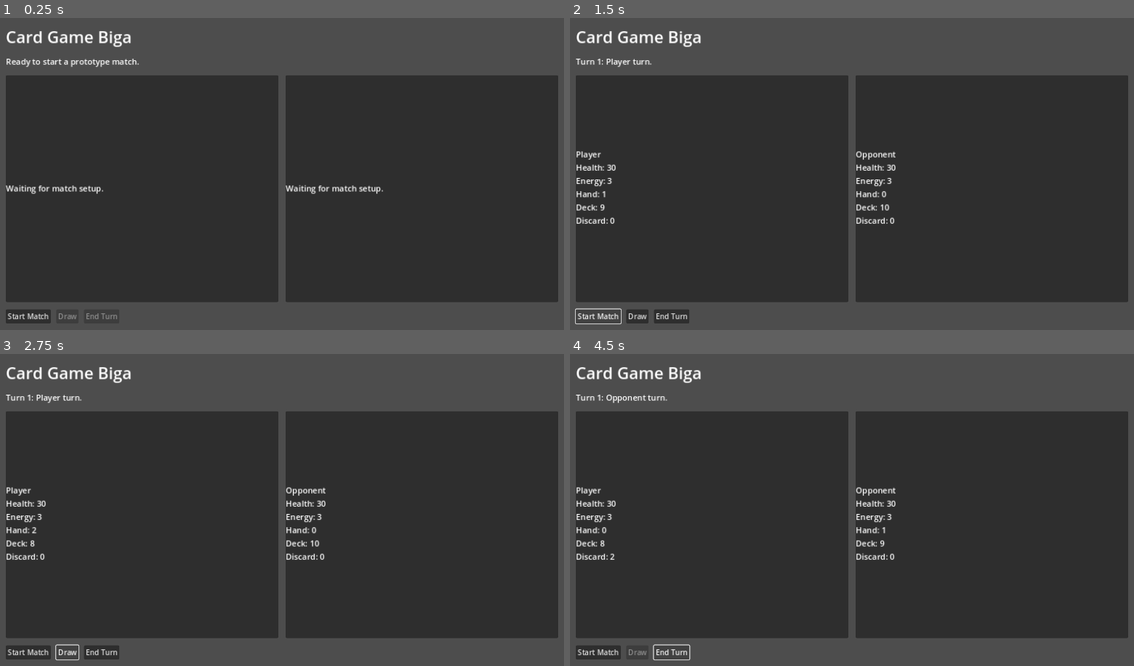
Above: before the commit, frames 1-4 (two rows, left to right).
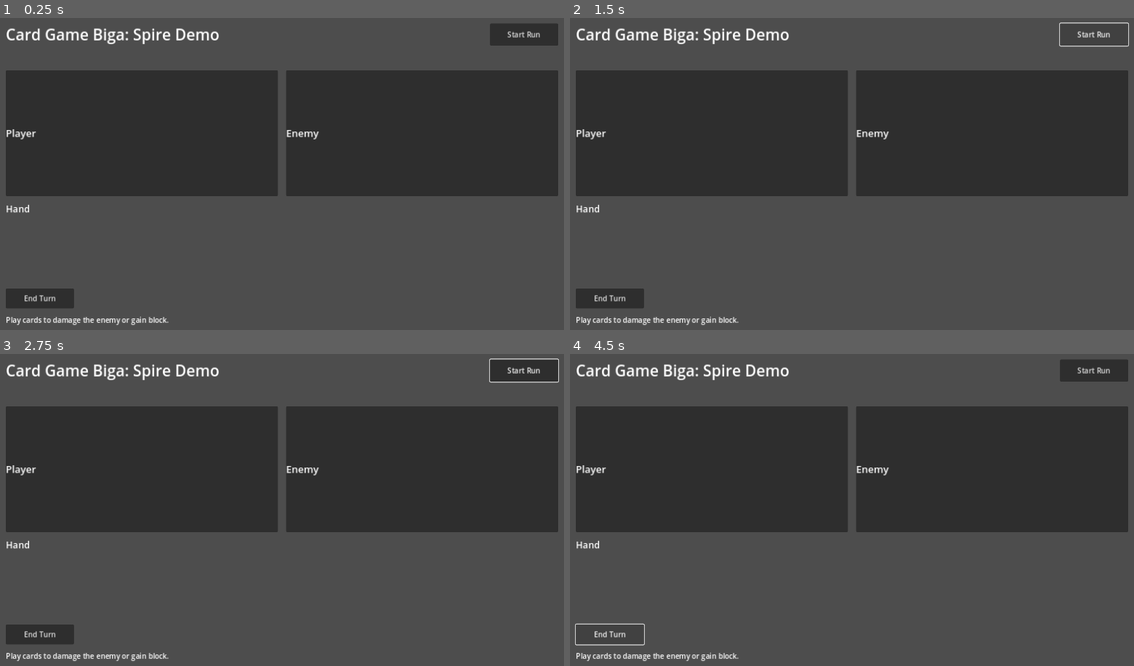
Above: after the commit, the same moments.

Repository: lacsclyne/cardgamebiga
Game: Godot game, scene res://scenes/main.tscn
Same seed, same stepped clock (60 frames per second), same inputs: the game is played once before the commit and once after it.
Inputs (mouse positions are in pixels of both pictures, inside the frame that each line leads up to):
- Up to frame 1 (0.25 s): no input
- Up to frame 2 (1.5 s): click (609, 298) at 0.5 s, where only the run after the commit has a clickable "End Turn"; click "Start Match" (after the commit: "Start Run") at 1.25 s
- Up to frame 3 (2.75 s): click (67, 653) at 2 s, where only the run before the commit has a clickable "Draw"
- Up to frame 4 (4.5 s): click "Start Match" (after the commit: "Start Run") at 2.75 s; click (637, 653) at 3.5 s, where only the run before the commit has a clickable "Draw"; click "End Turn" at 4.25 s

The runs differ from the first frame. In frame 1, 37% of the frame differs, in the area x 1-99%, y 1-99%; in frame 2, 37%; in frame 3, 37%, in the area x 1-100%, y 1-99%; in frame 4, 37%.
Error after the commit: Parse Error: Identifier "opponent_deck" not declared in the current scope. (res://scripts/core/game_state.gd:29)

Commit message:
Add tiny deckbuilding combat demo

Diff:
--- a/scenes/main.tscn
+++ b/scenes/main.tscn
@@ -17,56 +17,75 @@
 anchor_right = 1.0
 anchor_bottom = 1.0
 offset_left = 32.0
-offset_top = 32.0
+offset_top = 28.0
 offset_right = -32.0
-offset_bottom = -32.0
+offset_bottom = -28.0
+theme_override_constants/separation = 14
+
+[node name="Header" type="HBoxContainer" parent="Root"]
+layout_mode = 2
 theme_override_constants/separation = 16
 
-[node name="Title" type="Label" parent="Root"]
+[node name="Title" type="Label" parent="Root/Header"]
 layout_mode = 2
-theme_override_font_sizes/font_size = 36
-text = "Card Game Biga"
+size_flags_horizontal = 3
+theme_override_font_sizes/font_size = 34
+text = "Card Game Biga: Spire Demo"
+
+[node name="StartButton" type="Button" parent="Root/Header"]
+custom_minimum_size = Vector2(150, 44)
+layout_mode = 2
+text = "Start Run"
 
 [node name="Status" type="Label" parent="Root"]
 layout_mode = 2
 theme_override_font_sizes/font_size = 18
-text = "Initializing match..."
+text = "Ready."
 
-[node name="Board" type="HBoxContainer" parent="Root"]
+[node name="Battlefield" type="HBoxContainer" parent="Root"]
 layout_mode = 2
 size_flags_vertical = 3
-theme_override_constants/separation = 16
+theme_override_constants/separation = 18
 
-[node name="PlayerPanel" type="PanelContainer" parent="Root/Board"]
+[node name="PlayerPanel" type="PanelContainer" parent="Root/Battlefield"]
 layout_mode = 2
 size_flags_horizontal = 3
 
-[node name="PlayerState" type="Label" parent="Root/Board/PlayerPanel"]
+[node name="PlayerState" type="Label" parent="Root/Battlefield/PlayerPanel"]
 layout_mode = 2
-theme_override_font_sizes/font_size = 18
+theme_override_font_sizes/font_size = 22
 text = "Player"
 
-[node name="OpponentPanel" type="PanelContainer" parent="Root/Board"]
+[node name="EnemyPanel" type="PanelContainer" parent="Root/Battlefield"]
 layout_mode = 2
 size_flags_horizontal = 3
 
-[node name="OpponentState" type="Label" parent="Root/Board/OpponentPanel"]
+[node name="EnemyState" type="Label" parent="Root/Battlefield/EnemyPanel"]
 layout_mode = 2
-theme_override_font_sizes/font_size = 18
-text = "Opponent"
+theme_override_font_sizes/font_size = 22
+text = "Enemy"
+
+[node name="HandLabel" type="Label" parent="Root"]
+layout_mode = 2
+theme_override_font_sizes/font_size = 20
+text = "Hand"
+
+[node name="Hand" type="HBoxContainer" parent="Root"]
+layout_mode = 2
+custom_minimum_size = Vector2(0, 132)
+theme_override_constants/separation = 10
 
 [node name="ActionRow" type="HBoxContainer" parent="Root"]
 layout_mode = 2
 theme_override_constants/separation = 12
 
-[node name="StartButton" type="Button" parent="Root/ActionRow"]
-layout_mode = 2
-text = "Start Match"
-
-[node name="DrawButton" type="Button" parent="Root/ActionRow"]
-layout_mode = 2
-text = "Draw"
-
 [node name="EndTurnButton" type="Button" parent="Root/ActionRow"]
+custom_minimum_size = Vector2(150, 44)
 layout_mode = 2
 text = "End Turn"
+
+[node name="Log" type="Label" parent="Root"]
+layout_mode = 2
+theme_override_font_sizes/font_size = 16
+autowrap_mode = 2
+text = "Play cards to damage the enemy or gain block."
--- a/scripts/core/game_state.gd
+++ b/scripts/core/game_state.gd
@@ -8,8 +8,11 @@
 	FINISHED
 }
 
-const DEFAULT_DRAW_PER_TURN := 1
 const DEFAULT_ENERGY_PER_TURN := 3
+const PLAYER_DRAW_PER_TURN := 5
+const PLAYER_STARTING_HEALTH := 50
+const ENEMY_STARTING_HEALTH := 42
+const ENEMY_INTENTS := [6, 8, 10]
 
 var rng := RandomNumberGenerator.new()
 var player := PlayerState.new()
@@ -17,26 +20,63 @@
 var phase: MatchPhase = MatchPhase.NOT_STARTED
 var turn_number: int = 0
 var winner_name: String = ""
+var enemy_intent_damage: int = 0
+var last_log: String = "Press Start Run to begin."
 
-func start(seed_value: int, player_deck: Array[CardData], opponent_deck: Array[CardData]) -> void:
+func start(seed_value: int, player_deck: Array[CardData], _opponent_deck: Array[CardData]) -> void:
 	rng.seed = seed_value
-	player.setup("Player", player_deck, rng)
-	opponent.setup("Opponent", opponent_deck, rng)
+	player.setup("Ironclad", player_deck, rng, PLAYER_STARTING_HEALTH)
+	opponent.setup("Training Cultist", opponent_deck, rng, ENEMY_STARTING_HEALTH)
 	turn_number = 1
 	winner_name = ""
+	enemy_intent_damage = _next_enemy_intent()
 	phase = MatchPhase.PLAYER_TURN
-	player.begin_turn(DEFAULT_DRAW_PER_TURN, DEFAULT_ENERGY_PER_TURN, rng)
+	player.begin_turn(PLAYER_DRAW_PER_TURN, DEFAULT_ENERGY_PER_TURN, rng)
+	last_log = "A training fight begins. Play cards, then end your turn."
 
 func end_turn() -> void:
 	if phase == MatchPhase.PLAYER_TURN:
 		player.discard_hand()
 		phase = MatchPhase.OPPONENT_TURN
-		opponent.begin_turn(DEFAULT_DRAW_PER_TURN, DEFAULT_ENERGY_PER_TURN, rng)
-	elif phase == MatchPhase.OPPONENT_TURN:
-		opponent.discard_hand()
+		_resolve_enemy_turn()
+		if phase == MatchPhase.FINISHED:
+			return
 		turn_number += 1
+		enemy_intent_damage = _next_enemy_intent()
 		phase = MatchPhase.PLAYER_TURN
-		player.begin_turn(DEFAULT_DRAW_PER_TURN, DEFAULT_ENERGY_PER_TURN, rng)
+		player.begin_turn(PLAYER_DRAW_PER_TURN, DEFAULT_ENERGY_PER_TURN, rng)
+		last_log += "\nTurn %d begins. Draw %d cards." % [turn_number, PLAYER_DRAW_PER_TURN]
+
+func play_card(hand_index: int) -> bool:
+	if phase != MatchPhase.PLAYER_TURN:
+		last_log = "You can only play cards during your turn."
+		return false
+	if hand_index < 0 or hand_index >= player.hand.size():
+		last_log = "That card is no longer in hand."
+		return false
+
+	var card := player.hand[hand_index]
+	if not card.is_playable(player.energy):
+		last_log = "Not enough energy for %s." % card.display_name
+		return false
+
+	player.energy -= card.cost
+	player.hand.remove_at(hand_index)
+	var log_lines := PackedStringArray()
+
+	if card.damage > 0:
+		opponent.take_damage(card.damage)
+		log_lines.append("%s deals %d damage." % [card.display_name, card.damage])
+	if card.block > 0:
+		player.gain_block(card.block)
+		log_lines.append("%s grants %d block." % [card.display_name, card.block])
+
+	var discarded: Array[CardData] = []
+	discarded.append(card)
+	player.deck.discard(discarded)
+	last_log = "\n".join(log_lines)
+	_check_winner()
+	return true
 
 func deal_damage_to_opponent(amount: int) -> void:
 	opponent.take_damage(amount)
@@ -50,6 +90,16 @@
 	if player.is_defeated():
 		winner_name = opponent.name
 		phase = MatchPhase.FINISHED
+		last_log = "Defeat. The enemy wins this demo fight."
 	elif opponent.is_defeated():
 		winner_name = player.name
 		phase = MatchPhase.FINISHED
+		last_log = "Victory. The training enemy is defeated."
+
+func _resolve_enemy_turn() -> void:
+	player.take_damage(enemy_intent_damage)
+	last_log = "Enemy attacks for %d." % enemy_intent_damage
+	_check_winner()
+
+func _next_enemy_intent() -> int:
+	return ENEMY_INTENTS[(turn_number - 1) % ENEMY_INTENTS.size()]
--- a/scripts/core/player_state.gd
+++ b/scripts/core/player_state.gd
@@ -6,20 +6,25 @@
 const MAX_HAND_SIZE := 10
 
 var name: String = ""
+var max_health: int = STARTING_HEALTH
 var health: int = STARTING_HEALTH
 var energy: int = STARTING_ENERGY
+var block: int = 0
 var hand: Array[CardData] = []
 var deck := Deck.new()
 
-func setup(player_name: String, cards: Array[CardData], rng: RandomNumberGenerator) -> void:
+func setup(player_name: String, cards: Array[CardData], rng: RandomNumberGenerator, starting_health: int = STARTING_HEALTH) -> void:
 	name = player_name
-	health = STARTING_HEALTH
+	max_health = starting_health
+	health = starting_health
 	energy = STARTING_ENERGY
+	block = 0
 	hand.clear()
 	deck.setup(cards, rng)
 
 func begin_turn(draw_count: int, energy_per_turn: int, rng: RandomNumberGenerator) -> void:
 	energy = energy_per_turn
+	block = 0
 	draw_cards(draw_count, rng)
 
 func draw_cards(count: int, rng: RandomNumberGenerator) -> void:
@@ -30,8 +35,14 @@
 	deck.discard(hand)
 	hand.clear()
 
+func gain_block(amount: int) -> void:
+	block += max(amount, 0)
+
 func take_damage(amount: int) -> void:
-	health = max(health - amount, 0)
+	var incoming := max(amount, 0)
+	var blocked := min(block, incoming)
+	block -= blocked
+	health = max(health - (incoming - blocked), 0)
 
 func is_defeated() -> bool:
 	return health <= 0
--- a/scripts/data/card_data.gd
+++ b/scripts/data/card_data.gd
@@ -11,7 +11,19 @@
 @export var display_name: String = ""
 @export var cost: int = 0
 @export var card_type: CardType = CardType.ATTACK
+@export var damage: int = 0
+@export var block: int = 0
 @export_multiline var rules_text: String = ""
 
 func is_playable(available_energy: int) -> bool:
 	return cost <= available_energy
+
+func type_name() -> String:
+	match card_type:
+		CardType.ATTACK:
+			return "Attack"
+		CardType.SKILL:
+			return "Skill"
+		CardType.POWER:
+			return "Power"
+	return "Card"
--- a/scripts/ui/main.gd
+++ b/scripts/ui/main.gd
@@ -4,49 +4,49 @@
 const CardData := preload("res://scripts/data/card_data.gd")
 
 @onready var status_label: Label = $Root/Status
-@onready var player_label: Label = $Root/Board/PlayerPanel/PlayerState
-@onready var opponent_label: Label = $Root/Board/OpponentPanel/OpponentState
-@onready var start_button: Button = $Root/ActionRow/StartButton
-@onready var draw_button: Button = $Root/ActionRow/DrawButton
+@onready var player_label: Label = $Root/Battlefield/PlayerPanel/PlayerState
+@onready var opponent_label: Label = $Root/Battlefield/EnemyPanel/EnemyState
+@onready var start_button: Button = $Root/Header/StartButton
+@onready var hand_container: HBoxContainer = $Root/Hand
 @onready var end_turn_button: Button = $Root/ActionRow/EndTurnButton
+@onready var log_label: Label = $Root/Log
 
 var game := GameState.new()
 
 func _ready() -> void:
 	start_button.pressed.connect(_on_start_pressed)
-	draw_button.pressed.connect(_on_draw_pressed)
 	end_turn_button.pressed.connect(_on_end_turn_pressed)
 	_refresh()
 
 func _on_start_pressed() -> void:
 	var starter_deck := _build_starter_deck()
-	game.start(Time.get_unix_time_from_system(), starter_deck, starter_deck)
-	_refresh()
-
-func _on_draw_pressed() -> void:
-	if game.phase == GameState.MatchPhase.PLAYER_TURN:
-		game.player.draw_cards(1, game.rng)
+	game.start(Time.get_ticks_msec(), starter_deck, [])
 	_refresh()
 
 func _on_end_turn_pressed() -> void:
 	game.end_turn()
 	_refresh()
 
+func _on_card_pressed(hand_index: int) -> void:
+	game.play_card(hand_index)
+	_refresh()
+
 func _refresh() -> void:
 	status_label.text = _phase_text()
 	player_label.text = _player_summary(game.player)
-	opponent_label.text = _player_summary(game.opponent)
-	draw_button.disabled = game.phase != GameState.MatchPhase.PLAYER_TURN
+	opponent_label.text = _enemy_summary()
 	end_turn_button.disabled = game.phase == GameState.MatchPhase.NOT_STARTED or game.phase == GameState.MatchPhase.FINISHED
+	log_label.text = game.last_log
+	_refresh_hand()
 
 func _phase_text() -> String:
 	match game.phase:
 		GameState.MatchPhase.NOT_STARTED:
-			return "Ready to start a prototype match."
+			return "Ready to start a tiny deckbuilding combat demo."
 		GameState.MatchPhase.PLAYER_TURN:
-			return "Turn %d: Player turn." % game.turn_number
+			return "Turn %d: Your turn. Enemy intends to attack for %d." % [game.turn_number, game.enemy_intent_damage]
 		GameState.MatchPhase.OPPONENT_TURN:
-			return "Turn %d: Opponent turn." % game.turn_number
+			return "Enemy turn."
 		GameState.MatchPhase.FINISHED:
 			return "Match finished. Winner: %s" % game.winner_name
 	return "Unknown phase."
@@ -54,23 +54,79 @@
 func _player_summary(state: PlayerState) -> String:
 	if state.name.is_empty():
 		return "Waiting for match setup."
-	return "%s\nHealth: %d\nEnergy: %d\nHand: %d\nDeck: %d\nDiscard: %d" % [
+	return "%s\nHP: %d/%d\nBlock: %d\nEnergy: %d\nHand: %d\nDeck: %d\nDiscard: %d" % [
 		state.name,
 		state.health,
+		state.max_health,
+		state.block,
 		state.energy,
 		state.hand.size(),
 		state.deck.draw_pile.size(),
 		state.deck.discard_pile.size()
 	]
 
+func _enemy_summary() -> String:
+	if game.opponent.name.is_empty():
+		return "Waiting for match setup."
+	var intent := "Attack %d" % game.enemy_intent_damage
+	if game.phase == GameState.MatchPhase.FINISHED:
+		intent = "Done"
+	return "%s\nHP: %d/%d\nBlock: %d\nIntent: %s" % [
+		game.opponent.name,
+		game.opponent.health,
+		game.opponent.max_health,
+		game.opponent.block,
+		intent
+	]
+
+func _refresh_hand() -> void:
+	for child in hand_container.get_children():
+		hand_container.remove_child(child)
+		child.queue_free()
+
+	if game.phase == GameState.MatchPhase.NOT_STARTED:
+		_add_empty_hand_label("Press Start Run.")
+		return
+	if game.player.hand.is_empty():
+		_add_empty_hand_label("No cards in hand.")
+		return
+
+	for i in range(game.player.hand.size()):
+		var card := game.player.hand[i]
+		var button := Button.new()
+		button.custom_minimum_size = Vector2(150, 120)
+		button.text = "%s\nCost %d\n%s\n%s" % [
+			card.display_name,
+			card.cost,
+			card.type_name(),
+			card.rules_text
+		]
+		button.disabled = game.phase != GameState.MatchPhase.PLAYER_TURN or not card.is_playable(game.player.energy)
+		button.pressed.connect(_on_card_pressed.bind(i))
+		hand_container.add_child(button)
+
+func _add_empty_hand_label(text: String) -> void:
+	var label := Label.new()
+	label.text = text
+	label.add_theme_font_size_override("font_size", 18)
+	hand_container.add_child(label)
+
 func _build_starter_deck() -> Array[CardData]:
 	var cards: Array[CardData] = []
-	for i in range(10):
-		var card := CardData.new()
-		card.id = "strike_%d" % i
-		card.display_name = "Strike"
-		card.cost = 1
-		card.card_type = CardData.CardType.ATTACK
-		card.rules_text = "Deal a small amount of damage."
-		cards.append(card)
+	for i in range(5):
+		cards.append(_make_card("strike_%d" % i, "Strike", 1, CardData.CardType.ATTACK, 6, 0, "Deal 6 damage."))
+	for i in range(5):
+		cards.append(_make_card("defend_%d" % i, "Defend", 1, CardData.CardType.SKILL, 0, 5, "Gain 5 block."))
+	cards.append(_make_card("bash", "Bash", 2, CardData.CardType.ATTACK, 10, 0, "Deal 10 damage."))
 	return cards
+
+func _make_card(id: String, display_name: String, cost: int, card_type: int, damage: int, block: int, rules_text: String) -> CardData:
+	var card := CardData.new()
+	card.id = StringName(id)
+	card.display_name = display_name
+	card.cost = cost
+	card.card_type = card_type
+	card.damage = damage
+	card.block = block
+	card.rules_text = rules_text
+	return card
--- a/tests/test_game_state.gd
+++ b/tests/test_game_state.gd
@@ -8,14 +8,22 @@
 	game.start(1, _deck(), _deck())
 	assert(game.phase == GameState.MatchPhase.PLAYER_TURN)
 	assert(game.turn_number == 1)
-	assert(game.player.hand.size() == 1)
+	assert(game.player.hand.size() == 5)
 
 func test_damage_can_finish_match() -> void:
 	var game := GameState.new()
 	game.start(1, _deck(), _deck())
 	game.deal_damage_to_opponent(99)
 	assert(game.phase == GameState.MatchPhase.FINISHED)
-	assert(game.winner_name == "Player")
+	assert(game.winner_name == "Ironclad")
+
+func test_playing_card_spends_energy_and_deals_damage() -> void:
+	var game := GameState.new()
+	game.start(1, _deck(), _deck())
+	var enemy_health := game.opponent.health
+	assert(game.play_card(0))
+	assert(game.player.energy == 2)
+	assert(game.opponent.health == enemy_health - 6)
 
 func _deck() -> Array[CardData]:
 	var cards: Array[CardData] = []
@@ -23,5 +31,7 @@
 		var card := CardData.new()
 		card.id = "test_%d" % i
 		card.display_name = "Test"
+		card.cost = 1
+		card.damage = 6
 		cards.append(card)
 	return cards
Not shown, changed: README.md
Not shown, changed: docs/backlog.md
